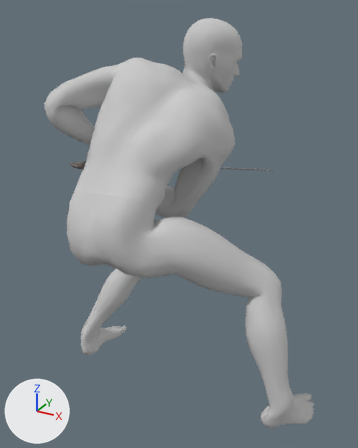
Renders of the FBX model Character/Animation/ZWM/Attack/Weapon_6/Weapon_6_Attack_1/RootAnim_Weapon_6_Attack_1_SG.FBX from each side of a commit.
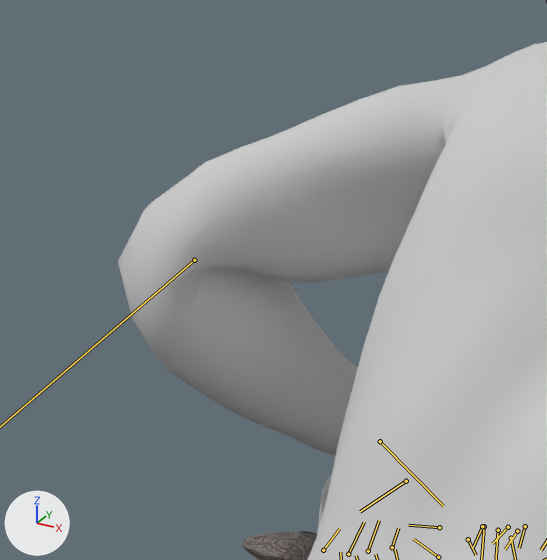
There are two pictures of each version: one whole from a 50 mm lens placed at (2.011, -1.596, 1.411), pointed at (1.043, 0.163, 0.531), one close up on the part from 5% to 38% of the width and 11% to 37% of the height. Lighting does not change. The marker at lower left points along +X, +Y and +Z. Both versions are drawn at frame 5 of the action 'Take 001'; the numbers are the values there. The bones that bend it are drawn over the model as lines in the close-ups.

The first close-up shows 'Male_Body', 'Male_Hand', 'Mesh_Wepaon_6_0'.
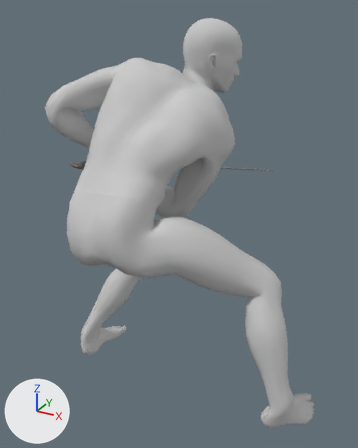
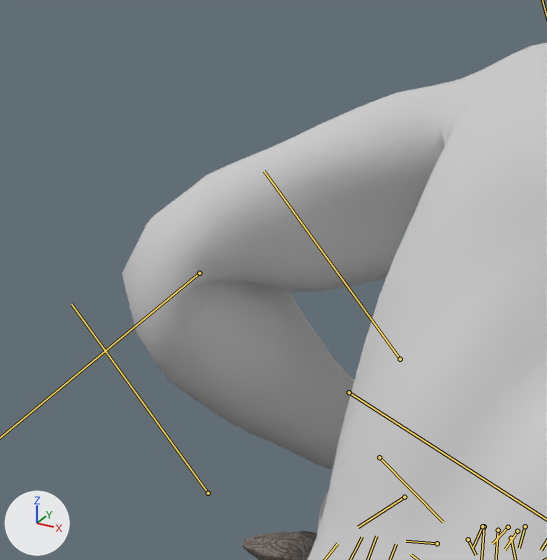
Boxes [x1, y1, x2, y2] around the edits, measured in the close-ups (547 x 560 px):
'Male_Body', posed: before [118, 42, 547, 560]; after [122, 42, 547, 560]
'Male_Hand', posed: before [316, 429, 342, 533]; after [315, 449, 337, 533]

The change in detail:
Bone 'Bip001 L UpperArm' (bone_bip001_l_upperarm) turns from (41, 30, 18) to (40, 31, 16) degrees about its own x, y and z.
Bone 'Bip001 L Forearm' (bone_bip001_l_forearm) turns from (0, 0, -99) to (0, 0, -96) degrees about its own x, y and z.
